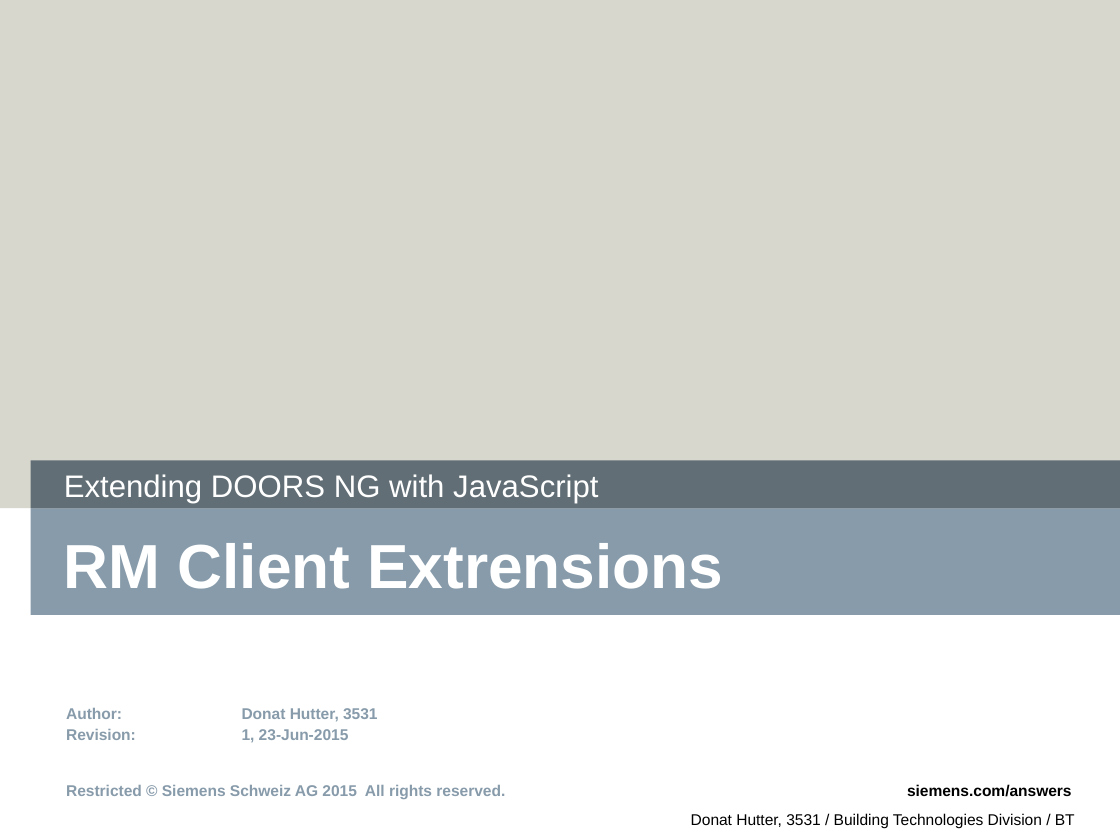
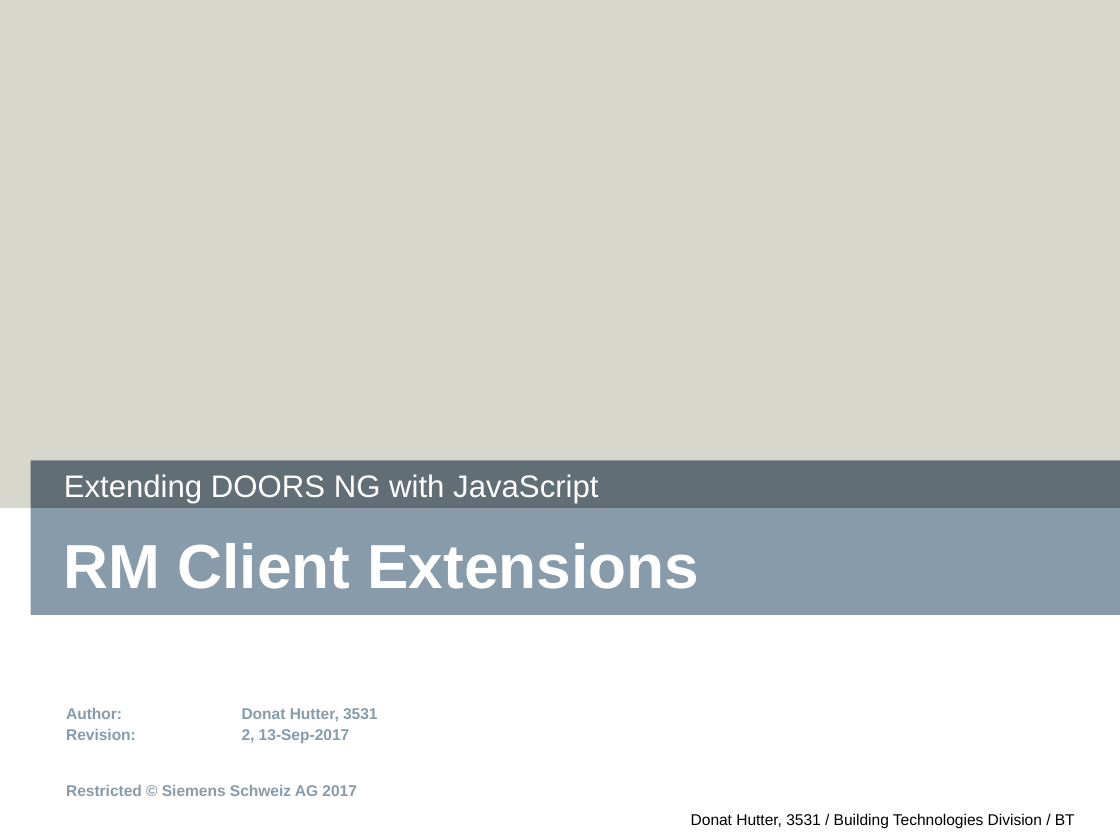
Before and after one commit to jazz-community/dng-client-extensions, a slide deck: slide 1 of Documents/RM-Client-Extensions.pptx. Drawn at 1120x840 pixels with LibreOffice and Linux fonts; fonts in the diff are those of the drawing; background and template pictures are left out. Boxes give left, top, right and bottom in pixels: in the first picture for what was removed or moved away, otherwise in the second. Text is boxed around its words. In the diff, an @@ line names an element or a change of style, - is before the commit and + after.

```diff
--- a/Documents/RM-Client-Extensions.pptx
+++ b/Documents/RM-Client-Extensions.pptx
@@ title at (64, 543, 699, 589): text changed @@
-RM Client Extrensions
+RM Client Extensions
@@ text at (242, 729, 350, 743): text changed @@
-Revision: 1, 23-Jun-2015
+Revision: 2, 13-Sep-2017
@@ text at (66, 785, 357, 796): text changed @@
-Restricted © Siemens Schweiz AG 2015 All rights reserved.
+Restricted © Siemens Schweiz AG 2017
@@ text removed at (907, 784, 1072, 797) @@
-siemens.com/answers
```
Also in this commit, not shown: 16 other slides changed, 1 other file.
